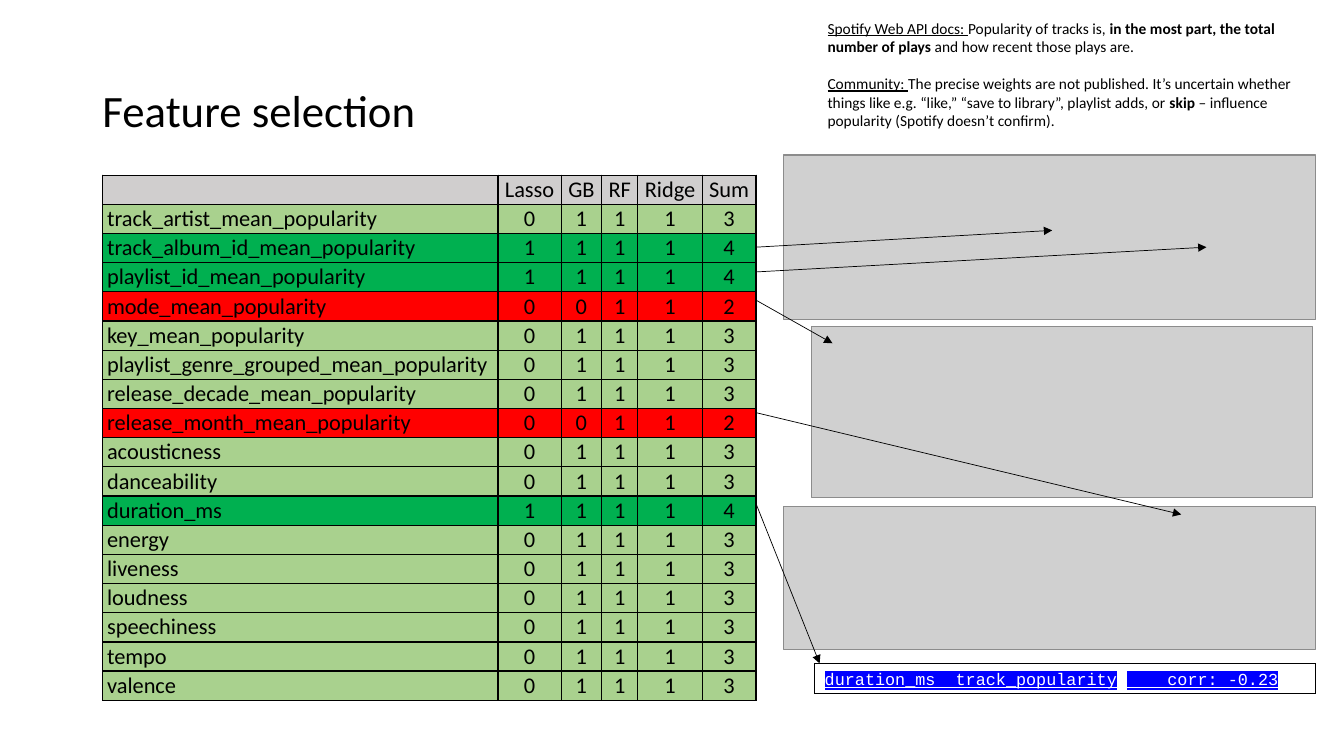
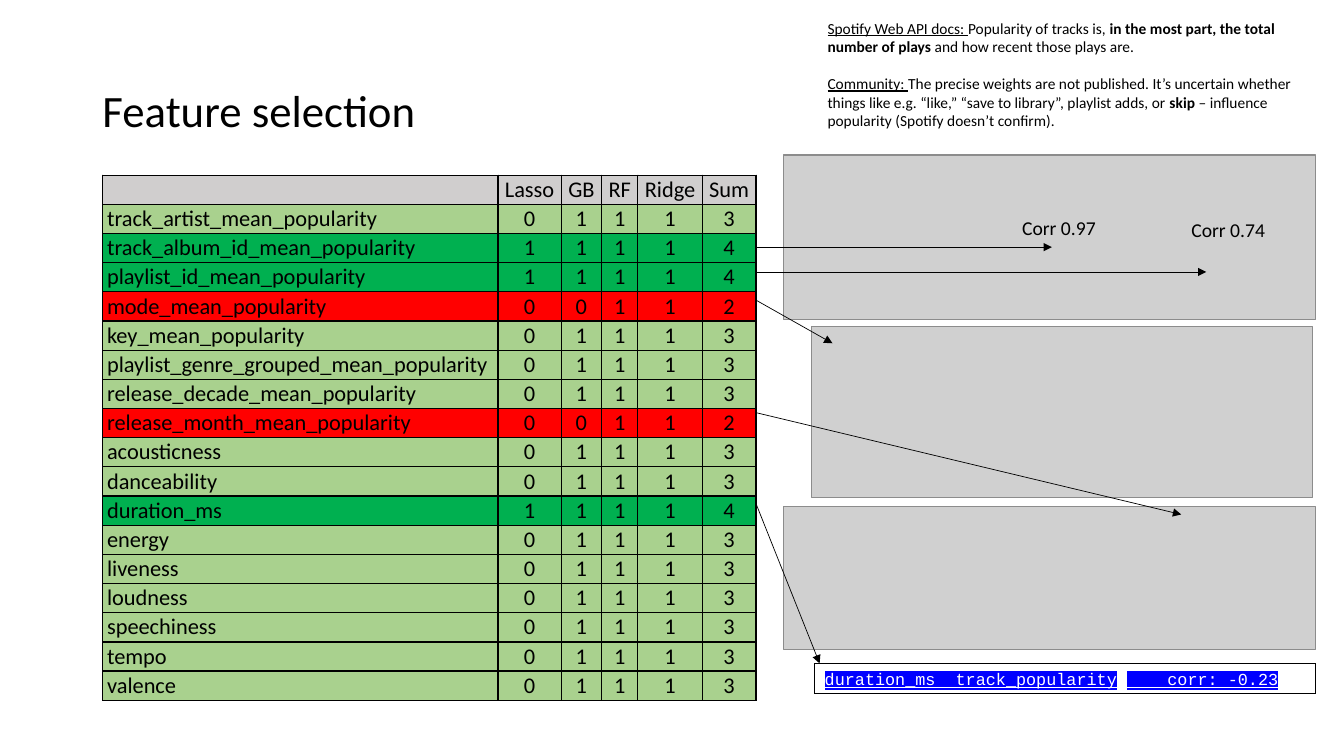
Before and after one commit to GuyRayOv/Spotify, a slide deck: slide 9 of data/Project Presentation.pptx. Drawn at 1344x756 pixels with LibreOffice and Linux fonts; fonts in the diff are those of the drawing; grey boxes stand for pictures. Boxes give left, top, right and bottom in pixels: in the first picture for what was removed or moved away, otherwise in the second. Text is boxed around its words. In the diff, an @@ line names an element or a change of style, - is before the commit and + after.

```diff
--- a/data/Project Presentation.pptx
+++ b/data/Project Presentation.pptx
@@ text added at [1022,222,1096,235], 14 pt, text #000000 @@
+Corr 0.97
@@ text added at [1191,224,1265,237], 14 pt, text #000000 @@
+Corr 0.74
@@ arrow moved from (756, 247) - (1053, 231) to (756, 247) - (1053, 247) @@
@@ arrow moved from (756, 272) - (1207, 247) to (756, 272) - (1207, 272) @@
```
Also in this commit, not shown: 1 other slide changed.
